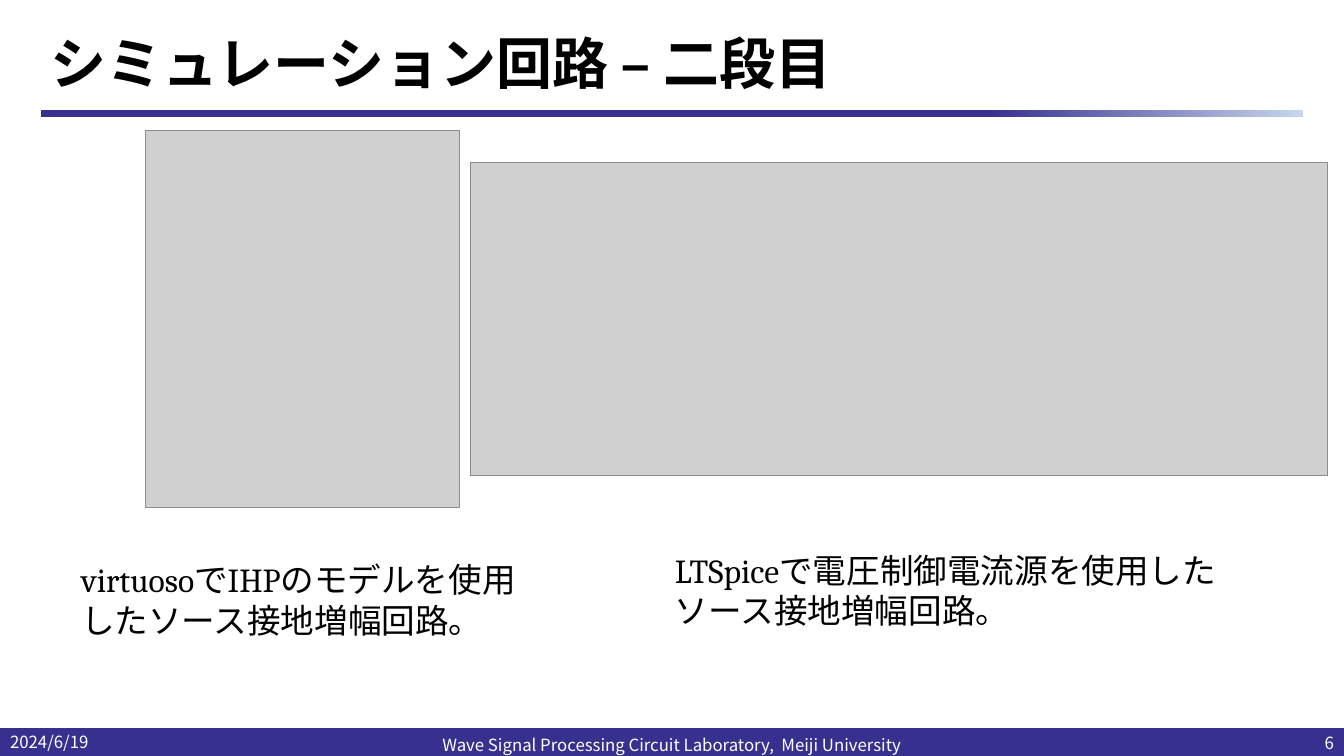
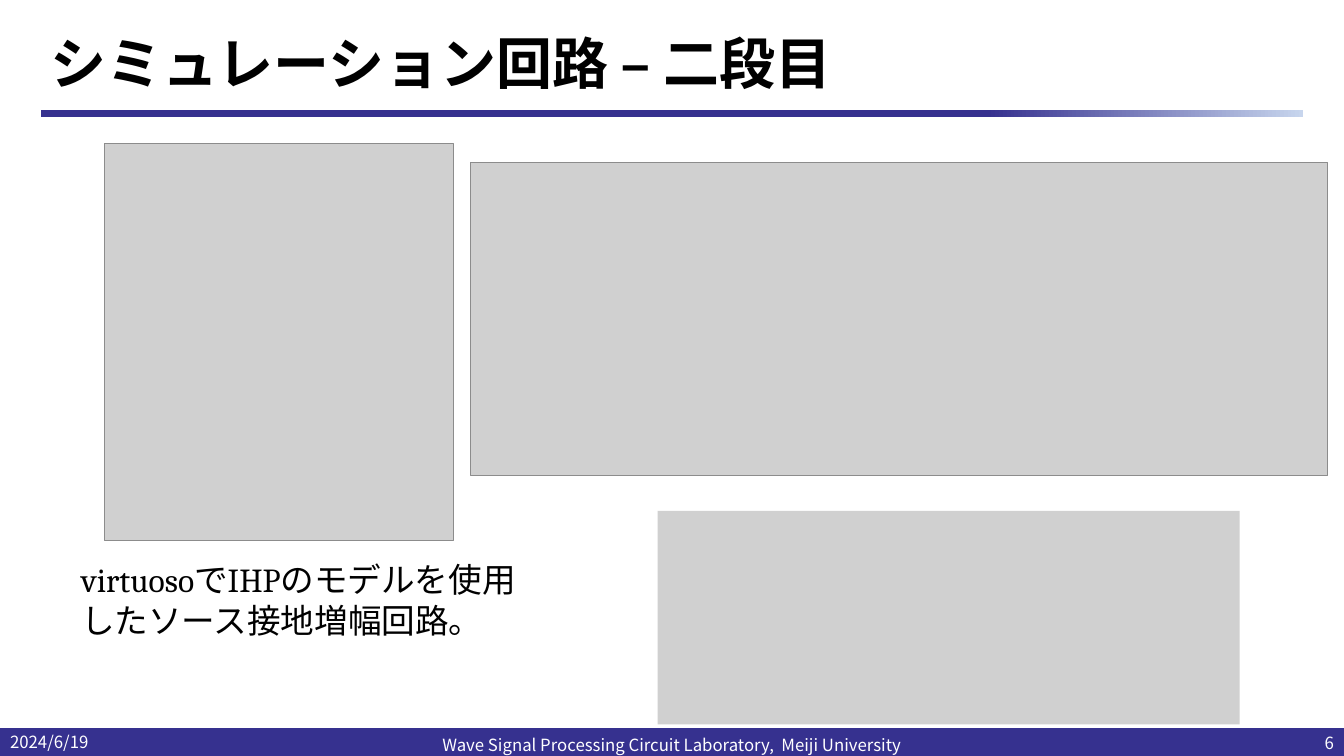
Before and after one commit to kjm-desktop10400/reserch, a slide deck: slide 6 of IHP_2024/20240620/TIAの小信号等価回路による.pptx. Drawn at 1344x756 pixels with LibreOffice and Linux fonts; fonts in the diff are those of the drawing; grey boxes stand for pictures; background and template pictures are left out. Boxes give left, top, right and bottom in pixels: in the first picture for what was removed or moved away, otherwise in the second. Text is boxed around its words. In the diff, an @@ line names an element or a change of style, - is before the commit and + after.

```diff
--- a/IHP_2024/20240620/TIAの小信号等価回路による.pptx
+++ b/IHP_2024/20240620/TIAの小信号等価回路による.pptx
@@ picture: place and size @@
-picture at [145,131,460,507]
+picture at [104,143,453,540]
@@ picture added at [657,511,1239,725] @@
@@ text removed at [675,554,1216,626] @@
-LTSpiceで電圧制御電流源を使用した
-ソース接地増幅回路。
```
Also in this commit, not shown: 7 other files.
